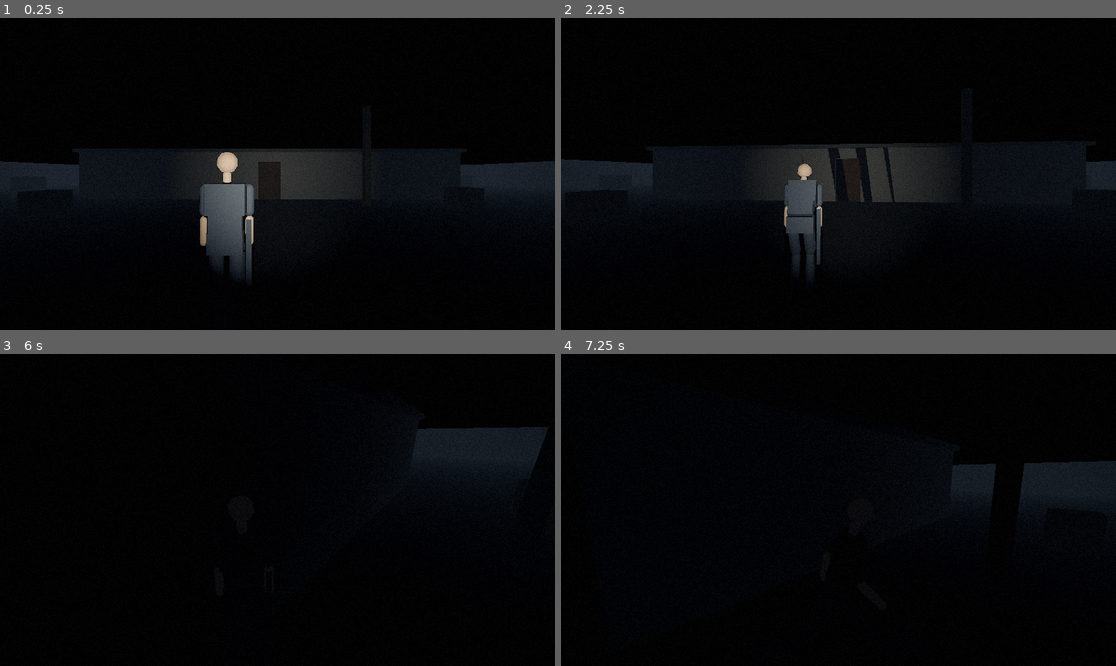
Above: before the commit, frames 1-4 (two rows, left to right).
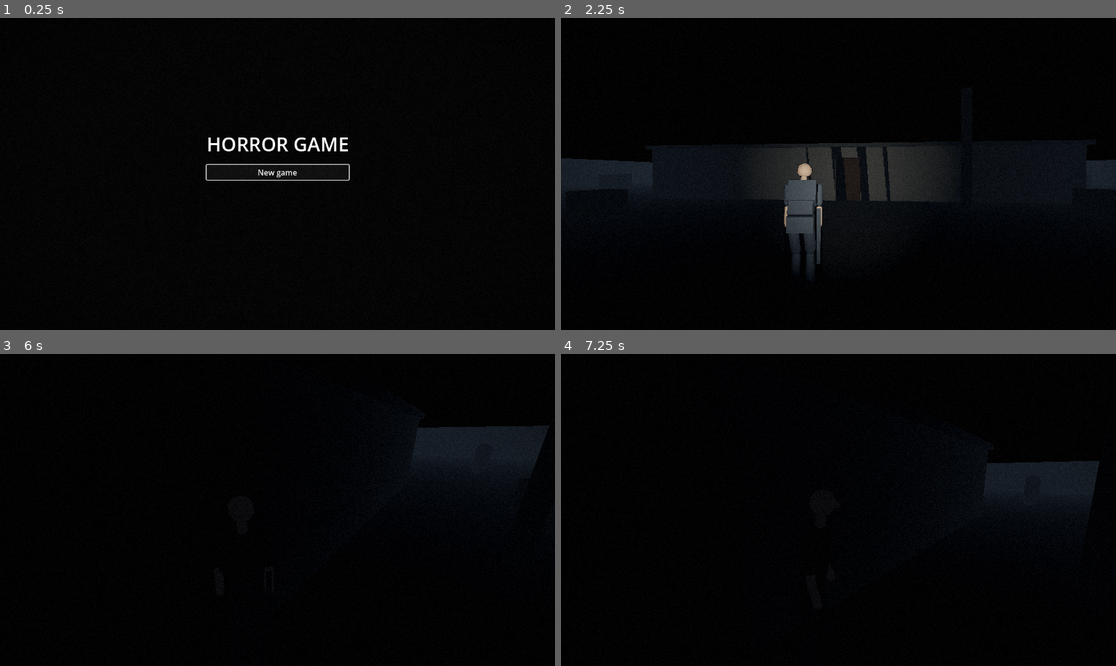
Above: after the commit, the same moments.

Repository: Tarekun/horrorgioco2
Game: Godot game, scene res://scenes/main.tscn
The game is run twice, just before and just after one commit, with the same random seed, the same clock (stepped at 60 frames per second) and the same inputs. Sound files missing from this copy of the repository are replaced by a short silence.
Inputs (mouse positions are in pixels of both pictures, inside the frame that each line leads up to):
- Up to frame 1 (0.25 s): no input
- Up to frame 2 (2.25 s): click (838, 170) at 0.5 s, where only the run after the commit has a clickable "New game"; tap Enter at 1.25 s; move the mouse to (866, 174) at 1.27 s; hold W (move_forward) from 1.28 s (still down); click (866, 174) at 1.35 s; move the mouse to (810, 174) at 2.02 s; tap Space (dodge) at 2.1 s; click (810, 174) at 2.17 s
- Up to frame 3 (6 s): move the mouse to (288, 503) at 2.77 s; hold F (flashlight) 2.78-3.53 s; click (288, 503) at 2.92 s; tap Space (dodge) at 3.5, 5 s; move the mouse to (271, 516) at 3.52 s; tap E (interact) at 3.6 s; click (271, 516) at 3.67 s; tap Enter at 4.25 s; move the mouse to (316, 513) at 4.27 s; tap Down (look_down) at 4.35 s; click (316, 513) at 4.42 s; tap Escape (pause) at 4.9 s; release W (move_forward) at 5 s; drag from (111, 463) to (194, 432) at 5.02 s; move the mouse to (283, 510) at 5.77 s; hold W (move_forward) from 5.78 s (still down); tap Right (look_right) at 5.85 s; click (283, 510) at 5.92 s
- Up to frame 4 (7.25 s): tap Enter at 6.5 s; move the mouse to (816, 503) at 6.52 s; release W (move_forward) at 6.53 s; hold D (move_right) from 6.53 s (still down); tap Up (look_up) at 6.6 s; click (816, 503) at 6.67 s

The runs differ from the first frame. In frame 1, 10% of the frame differs, in the area x 0-100%, y 38-85%; in frame 2, 0.6%; in frame 3, less than 0.1%; in frame 4, 1.1%.

Commit message:
Add the game flow autoload and a title screen entry point (#83)
Co-Authored-By: Claude Sonnet 5.5 <noreply@anthropic.com>

Diff:
--- a/project.godot
+++ b/project.godot
@@ -14,6 +14,10 @@
 config/description="A 3D survival horror game."
 run/main_scene="res://scenes/main.tscn"
 config/features=PackedStringArray("4.7", "Forward Plus")
+
+[autoload]
+
+GameFlow="*res://scripts/autoload/game_flow.gd"
 
 [debug]
 
--- a/scenes/main.tscn
+++ b/scenes/main.tscn
@@ -1,10 +1,12 @@
-[gd_scene format=3]
+[gd_scene load_steps=3 format=3]
 
-[ext_resource type="PackedScene" path="res://scenes/levels/graybox_level.tscn" id="1"]
+[ext_resource type="Script" path="res://scripts/main.gd" id="1"]
 [ext_resource type="PackedScene" path="res://scenes/effects/post_process.tscn" id="2"]
 
-[node name="Main" type="Node3D"]
+[node name="Main" type="Node" node_paths=PackedStringArray("screen_host")]
+script = ExtResource("1")
+screen_host = NodePath("ScreenHost")
 
-[node name="GrayboxLevel" parent="." instance=ExtResource("1")]
+[node name="ScreenHost" type="Node" parent="."]
 
 [node name="PostProcess" parent="." instance=ExtResource("2")]
--- /dev/null
+++ b/scenes/ui/main_menu.tscn
@@ -0,0 +1,47 @@
+[gd_scene load_steps=2 format=3]
+
+[ext_resource type="Script" path="res://scripts/ui/main_menu.gd" id="1"]
+
+[node name="MainMenu" type="Control" node_paths=PackedStringArray("new_game_button")]
+layout_mode = 3
+anchors_preset = 15
+anchor_right = 1.0
+anchor_bottom = 1.0
+grow_horizontal = 2
+grow_vertical = 2
+script = ExtResource("1")
+new_game_button = NodePath("Menu/NewGameButton")
+
+[node name="Background" type="ColorRect" parent="."]
+layout_mode = 1
+anchors_preset = 15
+anchor_right = 1.0
+anchor_bottom = 1.0
+grow_horizontal = 2
+grow_vertical = 2
+color = Color(0.02, 0.02, 0.025, 1)
+
+[node name="Menu" type="VBoxContainer" parent="."]
+layout_mode = 1
+anchors_preset = 8
+anchor_left = 0.5
+anchor_top = 0.5
+anchor_right = 0.5
+anchor_bottom = 0.5
+offset_left = -120.0
+offset_top = -90.0
+offset_right = 120.0
+offset_bottom = 90.0
+grow_horizontal = 2
+grow_vertical = 2
+theme_override_constants/separation = 16
+
+[node name="Title" type="Label" parent="Menu"]
+layout_mode = 2
+theme_override_font_sizes/font_size = 40
+text = "HORROR GAME"
+horizontal_alignment = 1
+
+[node name="NewGameButton" type="Button" parent="Menu"]
+layout_mode = 2
+text = "New game"
--- /dev/null
+++ b/scripts/autoload/game_flow.gd
@@ -0,0 +1,89 @@
+## Moves the game between the title screen, a level and game over.
+##
+## `scenes/main.tscn` stays loaded for the whole run (it holds the post-process
+## layer) and registers its screen host here; the title screen and the levels
+## are instanced inside that host, one at a time. Menus and screens ask for a
+## change through the methods below instead of switching scenes themselves.
+##
+## Without a host (a level run on its own from the editor) restart_level()
+## falls back to reloading the current scene.
+
+extends Node
+
+## Emitted after the state changes, with the new state.
+signal state_changed(new_state: State)
+
+enum State { NONE, TITLE, PLAYING, GAME_OVER }
+
+const TITLE_SCENE_PATH: String = "res://scenes/ui/main_menu.tscn"
+
+## The level a new game starts in. #70 replaces it with the hotel.
+const START_LEVEL_PATH: String = "res://scenes/levels/graybox_level.tscn"
+
+## Scene shown as the title screen. Tests replace it.
+var title_scene: PackedScene = load(TITLE_SCENE_PATH)
+
+## Scene a new game starts in. Tests replace it.
+var start_level_scene: PackedScene = load(START_LEVEL_PATH)
+
+var state: State = State.NONE
+
+var _host: Node
+var _screen: Node
+
+
+## Registers the node that holds the current screen. Called by `main.tscn`.
+func attach_host(host: Node) -> void:
+	_host = host
+
+
+## Shows the title screen, leaving any level and unpausing the game.
+func go_to_title() -> void:
+	_show_screen(title_scene)
+	Input.set_mouse_mode(Input.MOUSE_MODE_VISIBLE)
+	_set_state(State.TITLE)
+
+
+## Starts a new game in the starting level.
+func start_new_game() -> void:
+	_show_screen(start_level_scene)
+	_set_state(State.PLAYING)
+
+
+## Restarts the current level from its beginning. Until saves exist (#92), this
+## is what retrying after death does.
+func restart_level() -> void:
+	get_tree().paused = false
+	if not is_instance_valid(_host):
+		get_tree().reload_current_scene()
+		_set_state(State.PLAYING)
+		return
+	start_new_game()
+
+
+## Records that the game over screen is up. It pauses the game itself.
+func enter_game_over() -> void:
+	_set_state(State.GAME_OVER)
+
+
+## Quits the application.
+func quit_game() -> void:
+	get_tree().quit()
+
+
+func _show_screen(scene: PackedScene) -> void:
+	get_tree().paused = false
+	if not is_instance_valid(_host):
+		push_warning("GameFlow has no screen host; is scenes/main.tscn running?")
+		return
+	if is_instance_valid(_screen):
+		# Removed first so the old screen is gone before the new one starts.
+		_host.remove_child(_screen)
+		_screen.queue_free()
+	_screen = scene.instantiate()
+	_host.add_child(_screen)
+
+
+func _set_state(new_state: State) -> void:
+	state = new_state
+	state_changed.emit(new_state)
--- /dev/null
+++ b/scripts/main.gd
@@ -0,0 +1,13 @@
+## The root of the running game. It stays loaded while screens come and go, and
+## hands the node that holds them to GameFlow, which opens the title screen.
+
+class_name Main
+extends Node
+
+## Holds the current screen: the title screen or a level.
+@export var screen_host: Node
+
+
+func _ready() -> void:
+	GameFlow.attach_host(screen_host)
+	GameFlow.go_to_title()
--- a/scripts/ui/game_over_screen.gd
+++ b/scripts/ui/game_over_screen.gd
@@ -1,6 +1,7 @@
 ## The game over screen: shown when the player dies, with a retry button.
 ##
-## Showing it pauses the game; retry unpauses and reloads the current scene.
+## Showing it pauses the game and tells GameFlow; retry unpauses and has
+## GameFlow restart the level.
 ## The gameplay spec replaces "retry reloads the level" with loading the last
 ## save once saving exists; this is the interim behaviour.
 
@@ -10,7 +11,7 @@
 ## Emitted when the player chooses to retry, before the scene reloads.
 signal retry_requested
 
-## Reload the current scene on retry. Tests turn it off.
+## Restart the level on retry. Tests turn it off.
 @export var is_reload_on_retry: bool = true
 
 ## The container shown and hidden with the screen.
@@ -35,6 +36,7 @@
 	is_showing = true
 	panel.visible = true
 	get_tree().paused = true
+	GameFlow.enter_game_over()
 	Input.set_mouse_mode(Input.MOUSE_MODE_VISIBLE)
 	retry_button.grab_focus()
 
@@ -46,4 +48,4 @@
 	panel.visible = false
 	retry_requested.emit()
 	if is_reload_on_retry:
-		get_tree().reload_current_scene()
+		GameFlow.restart_level()
--- /dev/null
+++ b/scripts/ui/main_menu.gd
@@ -0,0 +1,15 @@
+## The title screen.
+
+class_name MainMenu
+extends Control
+
+@export var new_game_button: Button
+
+
+func _ready() -> void:
+	new_game_button.pressed.connect(_on_new_game_pressed)
+	new_game_button.grab_focus()
+
+
+func _on_new_game_pressed() -> void:
+	GameFlow.start_new_game()
--- /dev/null
+++ b/tests/autoload/test_game_flow.gd
@@ -0,0 +1,107 @@
+extends GutTest
+
+const GameFlowScript := preload("res://scripts/autoload/game_flow.gd")
+const MAIN_SCENE: PackedScene = preload("res://scenes/main.tscn")
+
+var _flow: GameFlowScript
+var _host: Node
+
+
+func before_each() -> void:
+	_host = Node.new()
+	add_child_autofree(_host)
+	_flow = GameFlowScript.new()
+	add_child_autofree(_flow)
+	_flow.title_scene = _scene_named("Title")
+	_flow.start_level_scene = _scene_named("Level")
+	_flow.attach_host(_host)
+
+
+func after_each() -> void:
+	get_tree().paused = false
+
+
+func _scene_named(node_name: String) -> PackedScene:
+	var node := Node.new()
+	node.name = node_name
+	var scene := PackedScene.new()
+	scene.pack(node)
+	node.free()
+	return scene
+
+
+func _screens() -> Array[String]:
+	var names: Array[String] = []
+	for child in _host.get_children():
+		names.append(child.name)
+	return names
+
+
+func test_starts_with_no_state() -> void:
+	assert_eq(_flow.state, GameFlowScript.State.NONE)
+
+
+func test_go_to_title_shows_the_title() -> void:
+	_flow.go_to_title()
+	assert_eq(_screens(), ["Title"])
+	assert_eq(_flow.state, GameFlowScript.State.TITLE)
+
+
+func test_new_game_replaces_the_title_with_the_level() -> void:
+	_flow.go_to_title()
+	_flow.start_new_game()
+	assert_eq(_screens(), ["Level"])
+	assert_eq(_flow.state, GameFlowScript.State.PLAYING)
+
+
+func test_going_back_to_the_title_removes_the_level_and_unpauses() -> void:
+	_flow.start_new_game()
+	get_tree().paused = true
+	_flow.go_to_title()
+	assert_eq(_screens(), ["Title"])
+	assert_false(get_tree().paused)
+
+
+func test_game_over_is_a_state() -> void:
+	_flow.start_new_game()
+	_flow.enter_game_over()
+	assert_eq(_flow.state, GameFlowScript.State.GAME_OVER)
+
+
+func test_restart_level_starts_a_fresh_level_and_unpauses() -> void:
+	_flow.start_new_game()
+	var first: Node = _host.get_child(0)
+	_flow.enter_game_over()
+	get_tree().paused = true
+	_flow.restart_level()
+	assert_eq(_screens(), ["Level"])
+	assert_ne(_host.get_child(0), first)
+	assert_eq(_flow.state, GameFlowScript.State.PLAYING)
+	assert_false(get_tree().paused)
+
+
+func test_state_changes_are_announced() -> void:
+	watch_signals(_flow)
+	_flow.go_to_title()
+	assert_signal_emitted_with_parameters(_flow, "state_changed", [GameFlowScript.State.TITLE])
+
+
+func test_the_default_scenes_exist() -> void:
+	assert_true(ResourceLoader.exists(GameFlowScript.TITLE_SCENE_PATH))
+	assert_true(ResourceLoader.exists(GameFlowScript.START_LEVEL_PATH))
+
+
+func test_the_main_scene_opens_the_title_screen() -> void:
+	var main: Node = MAIN_SCENE.instantiate()
+	add_child_autofree(main)
+	assert_true(main.get_node("ScreenHost").get_child(0) is MainMenu)
+	assert_eq(GameFlow.state, GameFlow.State.TITLE)
+
+
+func test_the_title_screen_starts_a_new_game() -> void:
+	var main: Node = MAIN_SCENE.instantiate()
+	add_child_autofree(main)
+	var menu := main.get_node("ScreenHost").get_child(0) as MainMenu
+	menu.new_game_button.pressed.emit()
+	assert_eq(GameFlow.state, GameFlow.State.PLAYING)
+	assert_not_null(main.get_node_or_null("ScreenHost/GrayboxLevel/Player"))
--- a/tests/levels/test_graybox_level.gd
+++ b/tests/levels/test_graybox_level.gd
@@ -41,11 +41,12 @@
 	return length
 
 
-func test_main_scene_is_the_graybox_level() -> void:
+func test_a_new_game_starts_in_the_graybox_level() -> void:
 	assert_eq(ProjectSettings.get_setting("application/run/main_scene"), "res://scenes/main.tscn")
 	var main: Node = MAIN_SCENE.instantiate()
 	add_child_autofree(main)
-	assert_not_null(main.get_node_or_null("GrayboxLevel/Player"))
+	GameFlow.start_new_game()
+	assert_not_null(main.get_node_or_null("ScreenHost/GrayboxLevel/Player"))
 
 
 func test_has_a_foggy_street_and_interior() -> void:
--- a/tests/levels/test_test_level.gd
+++ b/tests/levels/test_test_level.gd
@@ -50,7 +50,8 @@
 	assert_eq(_level.get_node("Outdoors").find_children("*", "FogVolume", true, false).size(), 1)
 
 
-func test_main_scene_contains_the_level() -> void:
+func test_a_new_game_starts_in_the_level() -> void:
 	var main: Node = MAIN_SCENE.instantiate()
 	add_child_autofree(main)
-	assert_not_null(main.get_node_or_null("GrayboxLevel/WorldEnvironment"))
+	GameFlow.start_new_game()
+	assert_not_null(main.get_node_or_null("ScreenHost/GrayboxLevel/WorldEnvironment"))
--- a/tools/check_scripts.gd
+++ b/tools/check_scripts.gd
@@ -5,7 +5,8 @@
 const SKIPPED_DIRS: Array[String] = [".godot", ".git"]
 
 
-func _init() -> void:
+## Runs in _initialize, not _init, so the autoloads exist when scripts that use them compile.
+func _initialize() -> void:
 	var failures: Array[String] = []
 	var checked := 0
 	for path in _find_files("res://"):
Not shown, added: scripts/autoload/game_flow.gd.uid
Not shown, added: scripts/main.gd.uid
Not shown, added: scripts/ui/main_menu.gd.uid
Not shown, added: tests/autoload/test_game_flow.gd.uid
